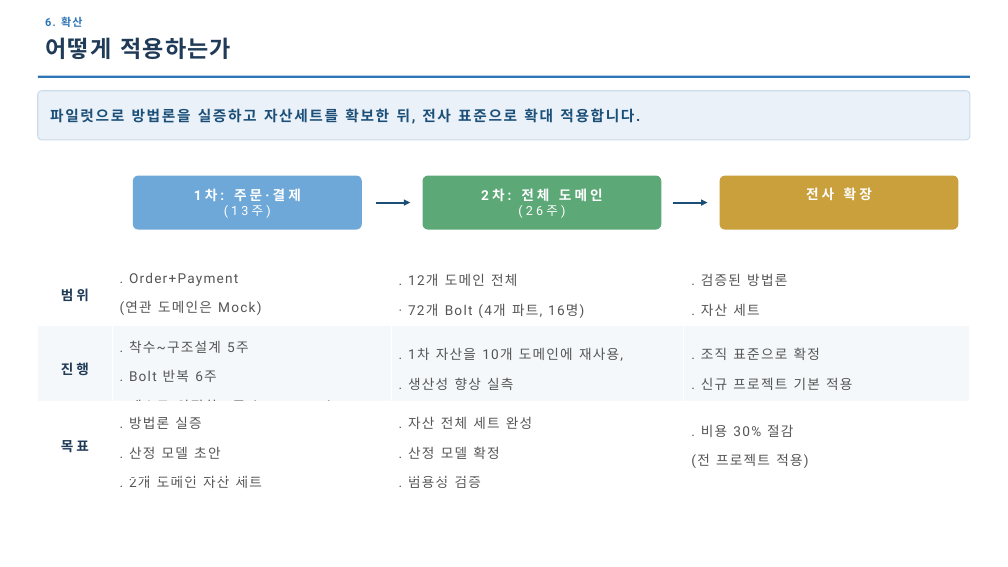
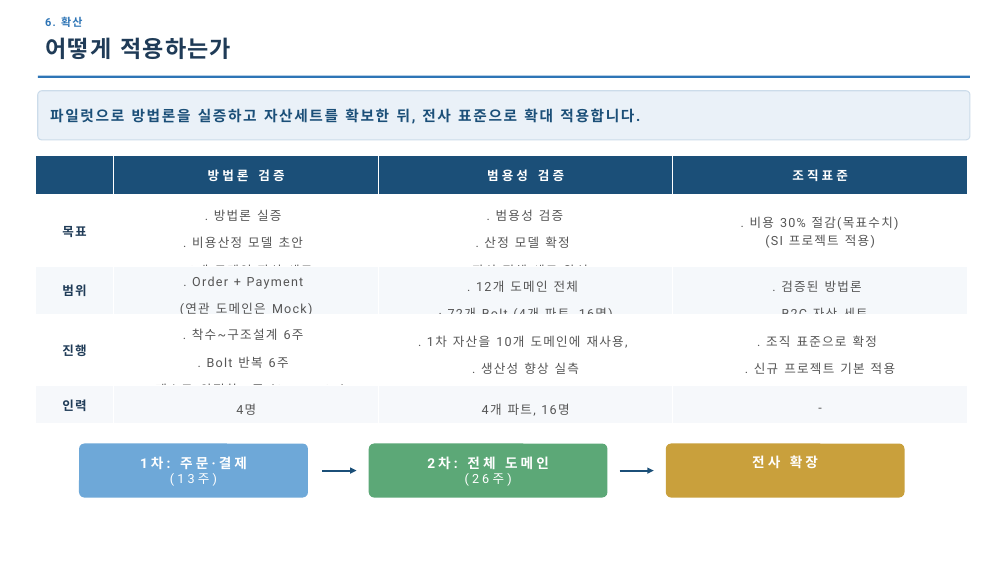
Before and after one commit to parknahyun/runNShop, a slide deck: slide 6 of docs/주간보고/AI활용_개발공정_지침서_보고용 복사본.pptx. Drawn at 1008x567 pixels with LibreOffice and Linux fonts; fonts in the diff are those of the drawing. Boxes give left, top, right and bottom in pixels: in the first picture for what was removed or moved away, otherwise in the second. Text is boxed around its words. In the diff, an @@ line names an element or a change of style, - is before the commit and + after.

```diff
--- a/docs/주간보고/AI활용_개발공정_지침서_보고용 복사본.pptx
+++ b/docs/주간보고/AI활용_개발공정_지침서_보고용 복사본.pptx
@@ table at [36, 155, 968, 419] @@
-row 1: 범위 | . Order+Payment (연관 도메인은 Mock) | . 12개 도메인 전체 · 72개 Bolt (4개 파트, 16명) | . 검증된 방법론 . 자산 세트
-row 2: 진행 | . 착수~구조설계 5주 . Bolt 반복 6주 . 테스트/안정화 2주 (Go/No-Go) | . 1차 자산을 10개 도메인에 재사용, . 생산성 향상 실측 | . 조직 표준으로 확정 . 신규 프로젝트 기본 적용
-row 3: 목표 | . 방법론 실증 . 산정 모델 초안 . 2개 도메인 자산 세트 | . 자산 전체 세트 완성 . 산정 모델 확정 . 범용성 검증 | . 비용 30% 절감 (전 프로젝트 적용)
+row 1:  | 방법론 검증 | 범용성 검증 | 조직표준
+row 2: 목표 | . 방법론 실증 . 비용산정 모델 초안 . 2개 도메인 자산 세트 | . 범용성 검증 . 산정 모델 확정 . 자산 전체 세트 완성 | . 비용 30% 절감(목표수치) (SI 프로젝트 적용)
+row 3: 범위 | . Order + Payment (연관 도메인은 Mock) | . 12개 도메인 전체 · 72개 Bolt (4개 파트, 16명) | . 검증된 방법론 . B2C 자산 세트
+row 4: 진행 | . 착수~구조설계 6주 . Bolt 반복 6주 . 테스트/안정화 1주 (Go/No-Go) | . 1차 자산을 10개 도메인에 재사용, . 생산성 향상 실측 | . 조직 표준으로 확정 . 신규 프로젝트 기본 적용
+row 5: 인력 | 4명 | 4개 파트, 16명 | -
@@ table: place and size @@
-table at [38, 254, 969, 492]
+table at [36, 155, 968, 419]
@@ 3 rounded rectangles: place and size @@
-3 rounded rectangles at [133, 175, 959, 229]
+3 rounded rectangles at [79, 444, 905, 498]
@@ arrow moved from (377, 203) - (411, 203) to (323, 470) - (357, 470) @@
@@ arrow moved from (674, 203) - (708, 203) to (620, 470) - (654, 470) @@
```
Also in this commit, not shown: 5 other slides changed, 12 other files.
